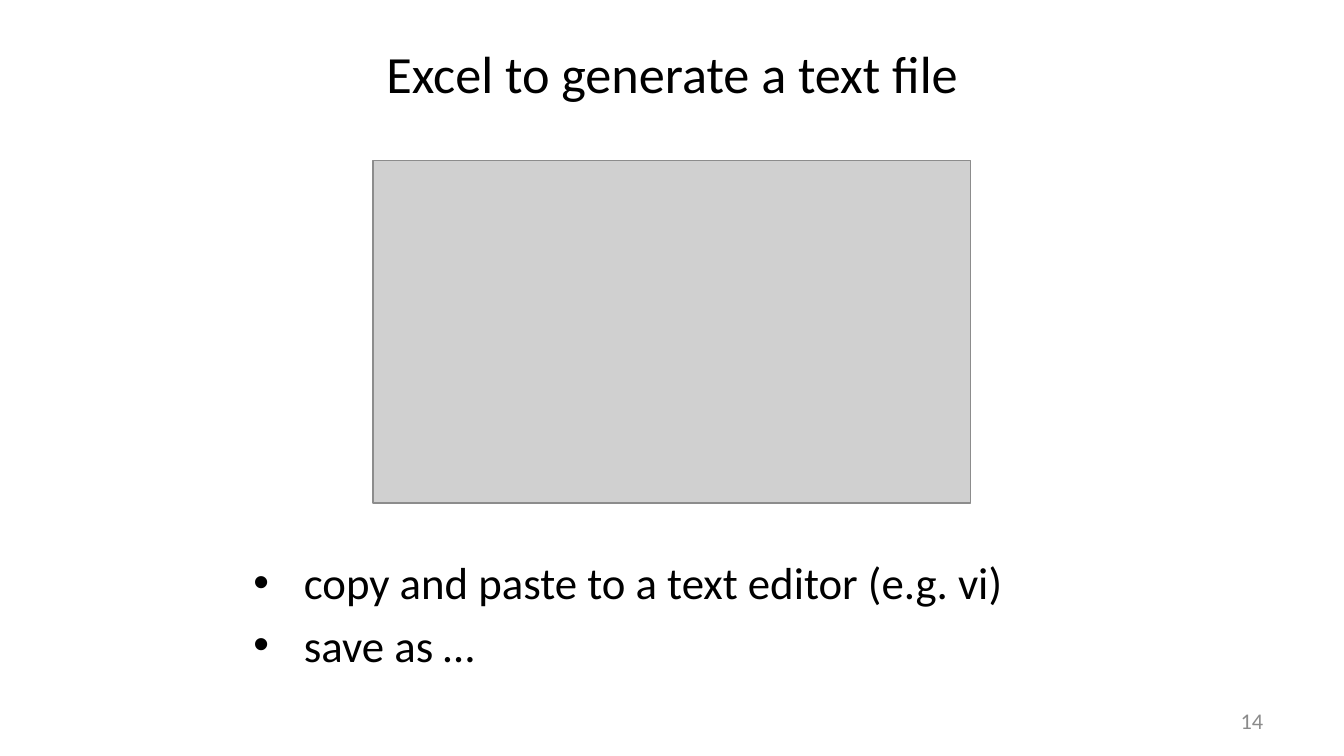
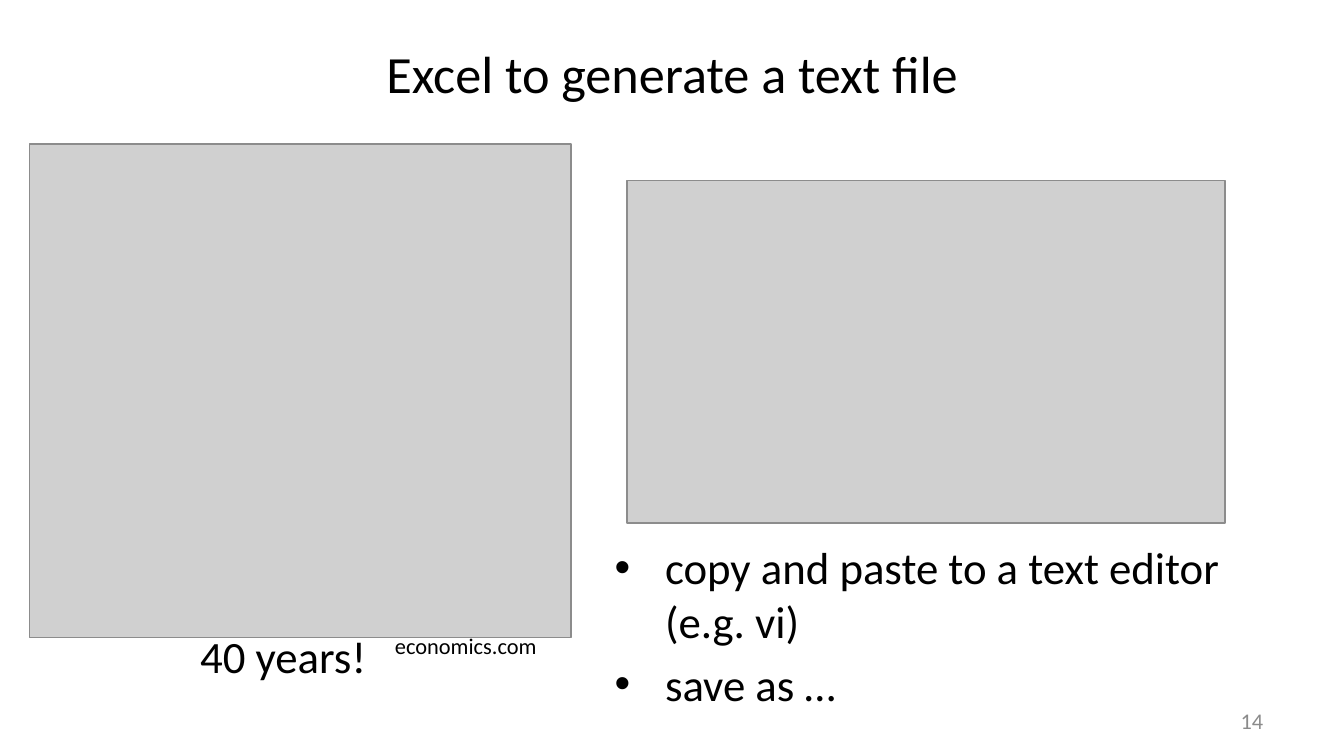
Before and after one commit to liu3zhenlab/teaching, a slide deck: slide 14 of PLPTH813Bioinformatis/2025/1_lecture/lecture01_overview_basis.pptx. Drawn at 1344x756 pixels with LibreOffice and Linux fonts; fonts in the diff are those of the drawing; grey boxes stand for pictures. Boxes give left, top, right and bottom in pixels: in the first picture for what was removed or moved away, otherwise in the second. Text is boxed around its words. In the diff, an @@ line names an element or a change of style, - is before the commit and + after.

```diff
--- a/PLPTH813Bioinformatis/2025/1_lecture/lecture01_overview_basis.pptx
+++ b/PLPTH813Bioinformatis/2025/1_lecture/lecture01_overview_basis.pptx
@@ picture added at (30,144,571,637) @@
@@ picture: place and size @@
-picture at (374,160,972,503)
+picture at (628,180,1226,523)
@@ text "copy and paste to a ..." rewrapped from (304,566,1002,663) to (665,553,1219,702) @@
@@ text added at (200,635,366,681), 24 pt, text #000000 @@
+40 years!
@@ text added at (395,635,537,654), 12 pt, text #000000 @@
+economics.com
```
Also in this commit, not shown: 3 other slides changed, 3 other files.
